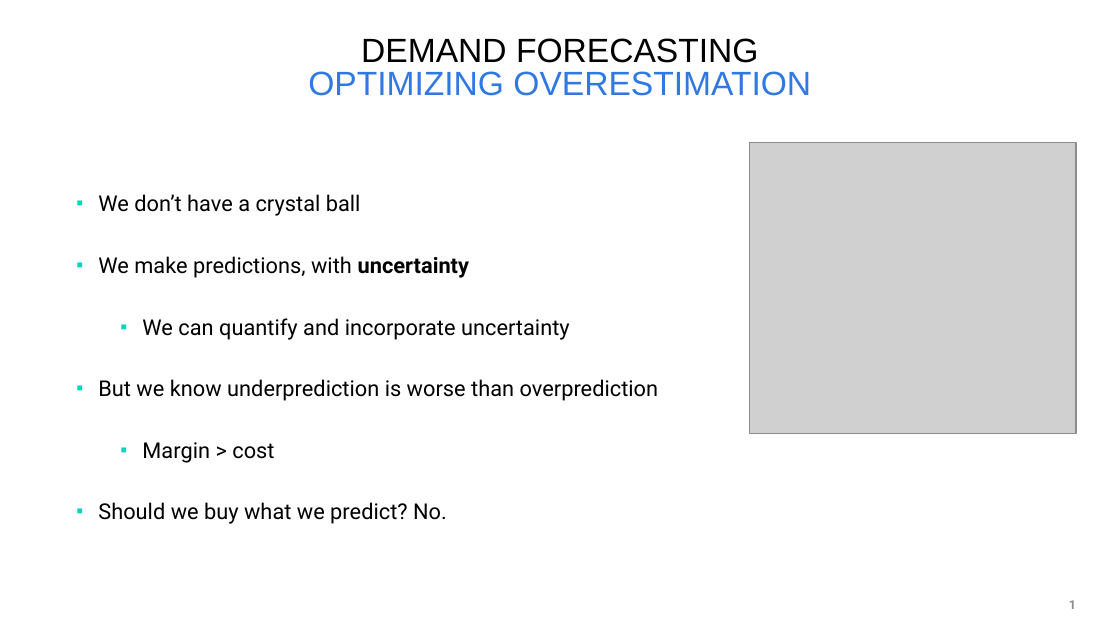
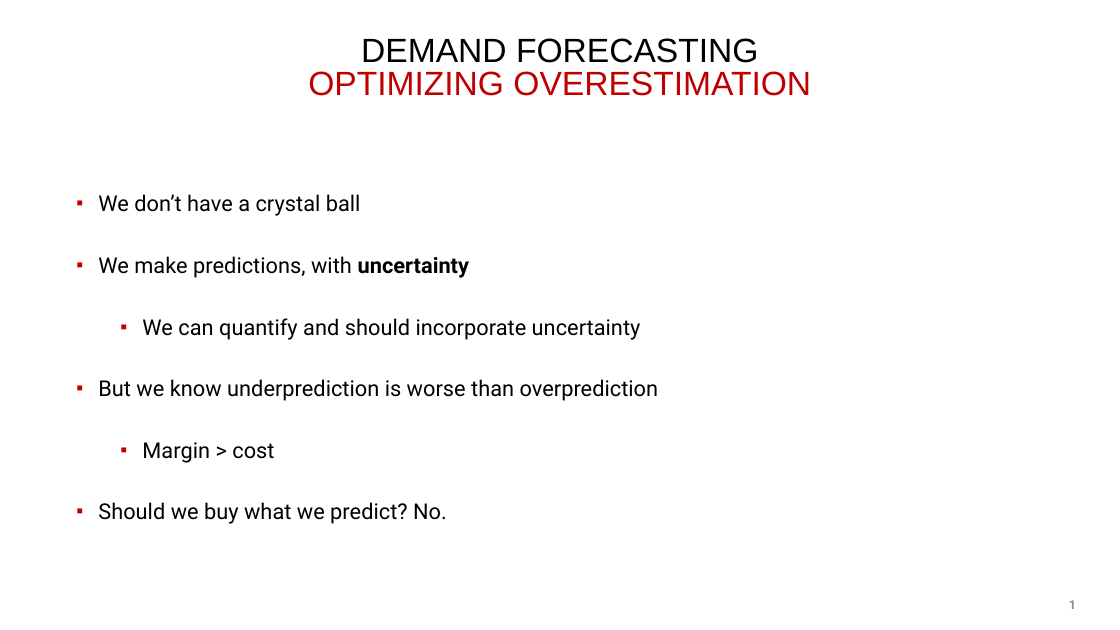
Before and after one commit to cwcomiskey/Misc, a slide deck: slide 1 of adidas/7June2019_putting.pptx. Drawn at 1120x630 pixels with LibreOffice and Linux fonts; fonts in the diff are those of the drawing; grey boxes stand for pictures; background and template pictures are left out. Boxes give left, top, right and bottom in pixels: in the first picture for what was removed or moved away, otherwise in the second. Text is boxed around its words. In the diff, an @@ line names an element or a change of style, - is before the commit and + after.

```diff
--- a/adidas/7June2019_putting.pptx
+++ b/adidas/7June2019_putting.pptx
@@ title "DEMAND FORECASTING OPTIMIZING OVERESTIMATION" at (308, 38, 811, 96): text colour #3078E2 to #C00000 in "OPTIMIZING OVERESTIMATION" @@
@@ picture removed at (749, 142, 1076, 433) @@
@@ text at (98, 194, 659, 524): bullet colour #04D5C3 to #C00000 @@
@@ text at (142, 318, 641, 340): text changed @@
-  ▪ We can quantify and incorporate uncertainty
+  ▪ We can quantify and should incorporate uncertainty
```
Also in this commit, not shown: 10 other slides changed, 2 slides added, 1 other file.
